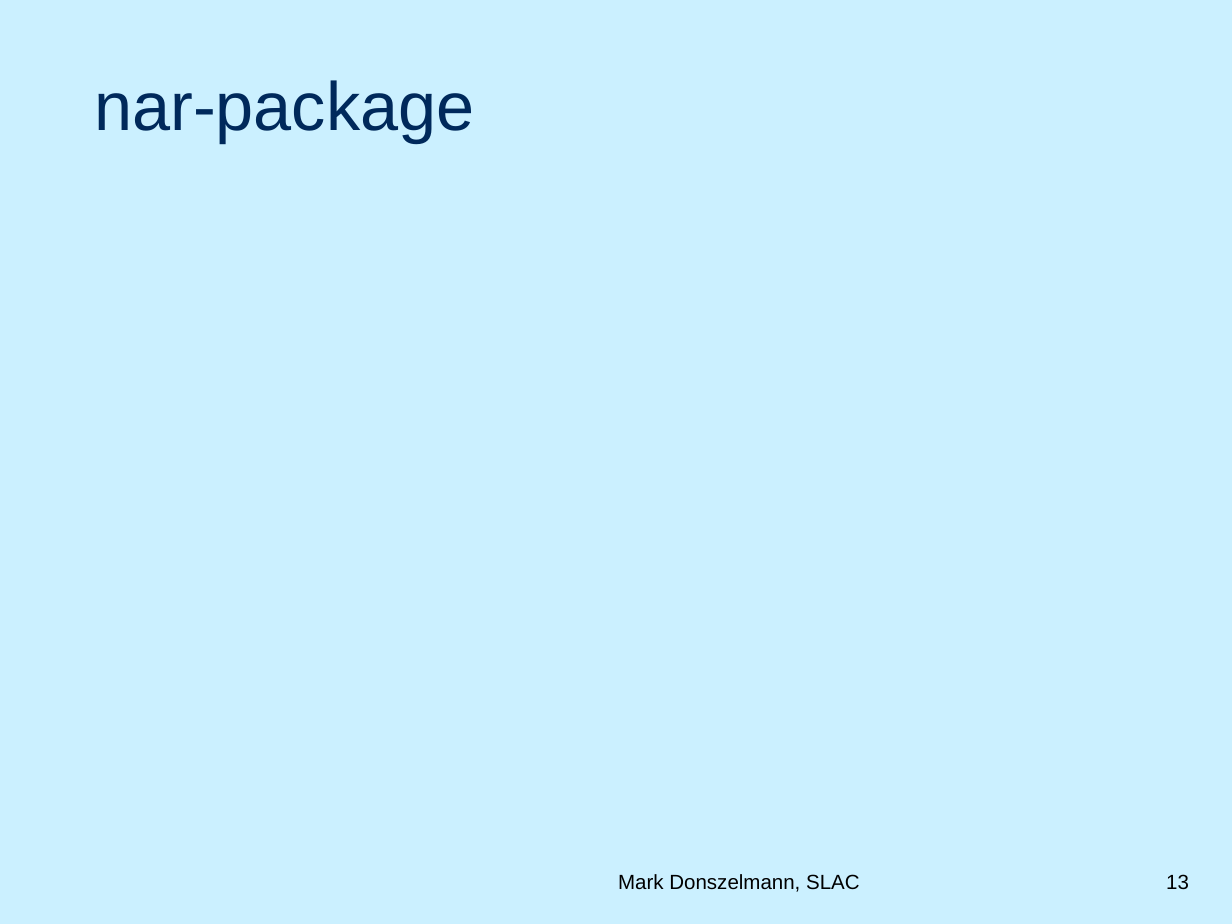
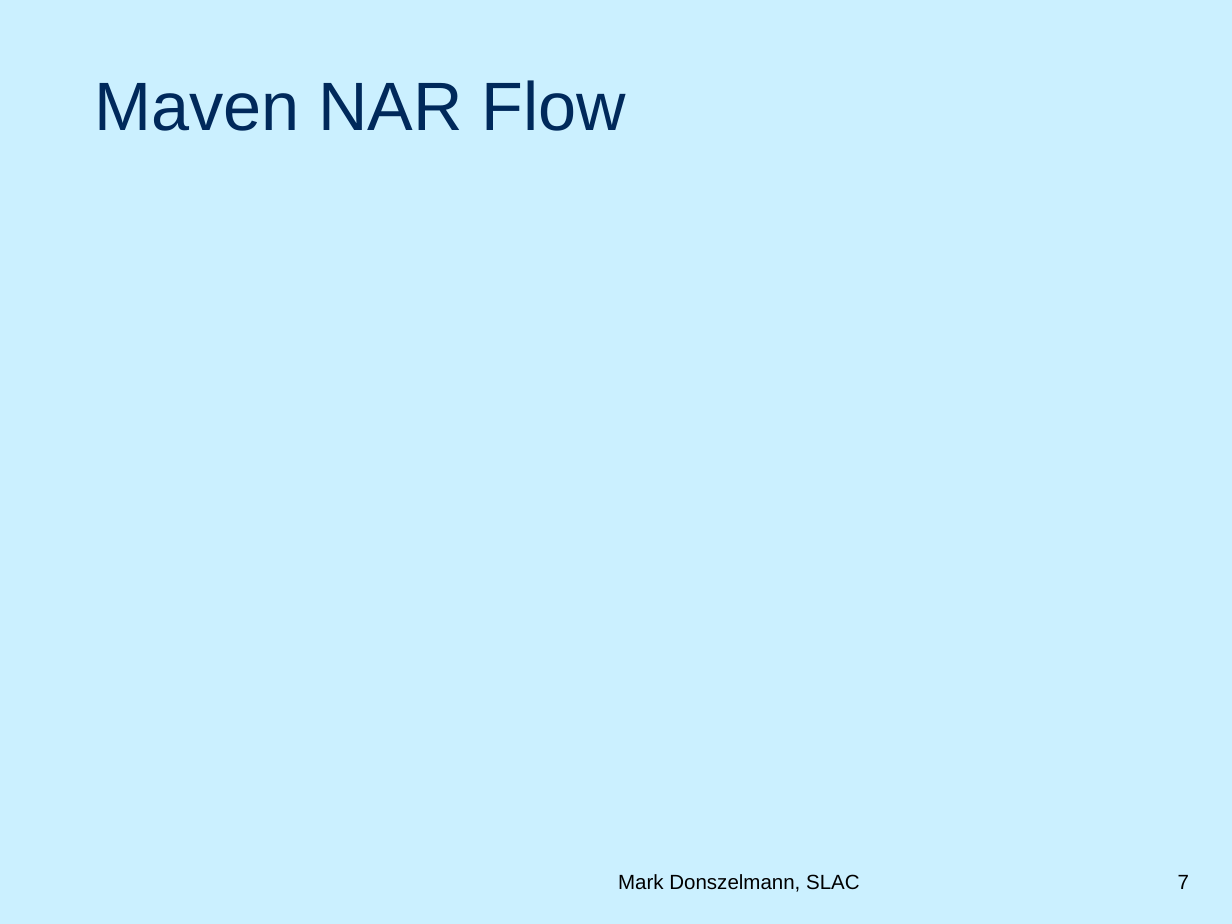
Before and after one commit to duns/freehep-nar-plugin, a slide deck: slide 7 of src/site/NARPlugin.ppt (slide 13 before the commit). Drawn at 1232x924 pixels with LibreOffice and Linux fonts; fonts in the diff are those of the drawing; background and template pictures are left out. Boxes give left, top, right and bottom in pixels: in the first picture for what was removed or moved away, otherwise in the second. Text is boxed around its words. In the diff, an @@ line names an element or a change of style, - is before the commit and + after.

```diff
--- a/src/site/NARPlugin.ppt
+++ b/src/site/NARPlugin.ppt
@@ title at (x1=94, y1=80, x2=626, y2=131): text changed @@
-nar-package
+Maven NAR Flow
@@ page number at (x1=1178, y1=875, x2=1189, y2=889): text changed @@
-13
+7
```
Also in this commit, not shown: 10 other slides changed, 10 slides added, 1 other file.
